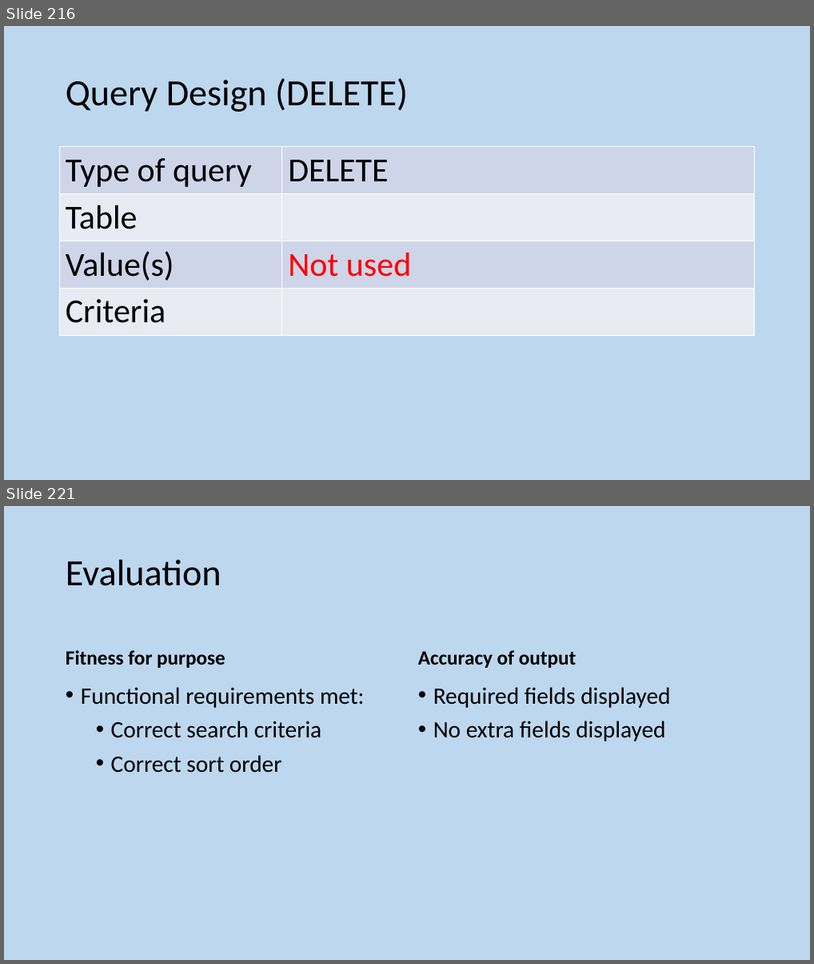
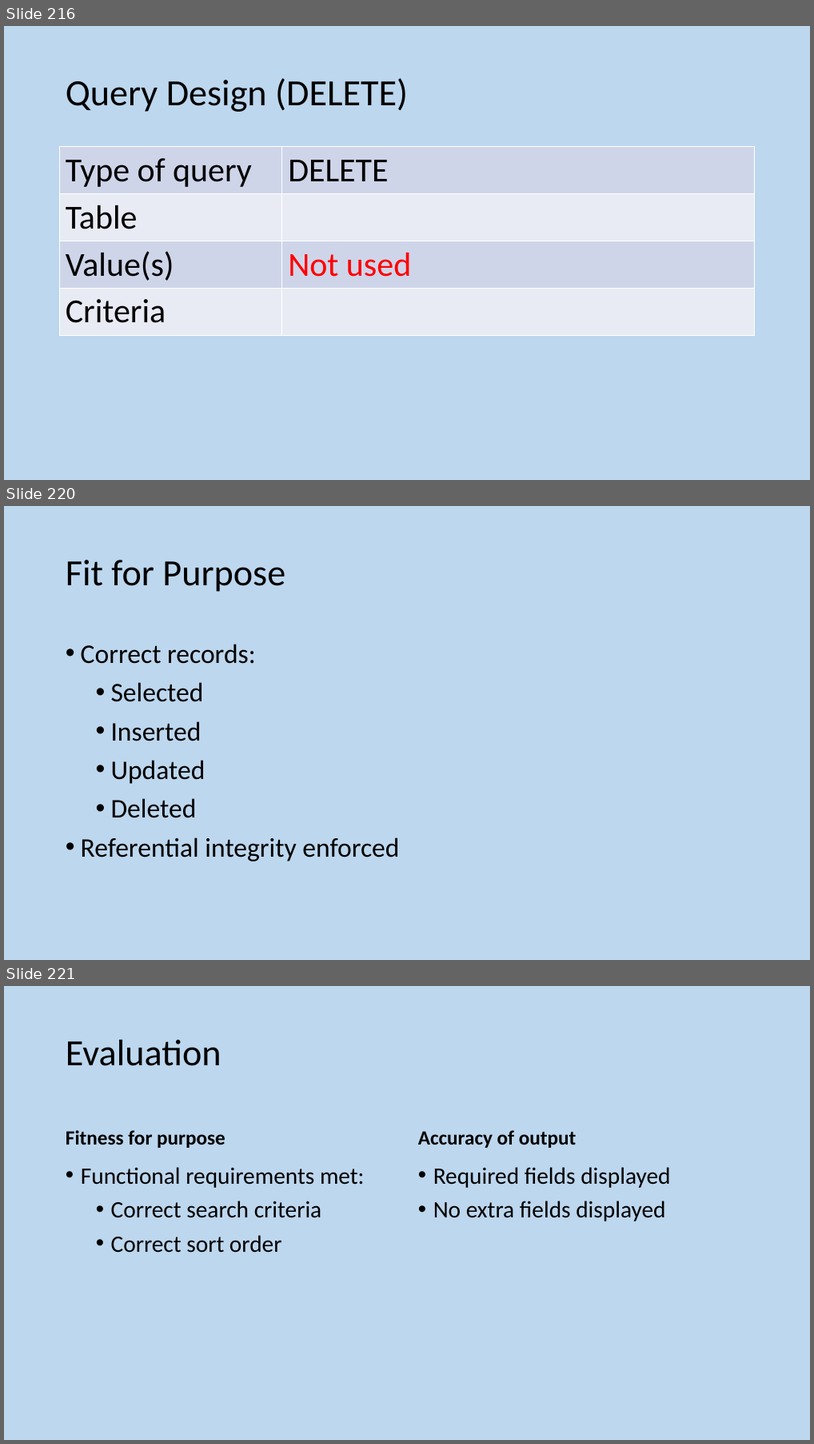
Before and after one commit to MrFriendCS/MrFriendCS.github.io, a slide deck: n5-cs/ddd/N5 CS DDD Slides.pptx. Shown one above the other, each under a label of ours: slides 216 and 221 before the commit, slides 216, 220 and 221 after it; the slides between them are not shown. The pictures are 814x964 and 814x1444 pixels, drawn with LibreOffice and Linux fonts; fonts in the diff are those of the drawing. Boxes give left, top, right and bottom in pixels: in the first picture for what was removed or moved away, otherwise in the second. Text is boxed around its words. In the diff, an @@ line names an element or a change of style, - is before the commit and + after.

```diff
--- a/n5-cs/ddd/N5 CS DDD Slides.pptx
+++ b/n5-cs/ddd/N5 CS DDD Slides.pptx
@@ slide 220 added at (4,506,810,960), background #BDD7EE @@
@@ title added at (66,560,286,592), 44 pt, text #000000 @@
+Fit for Purpose
@@ text added at (81,644,399,861), 32 pt, text #000000 @@
+• Correct records:
+  • Selected
+  • Inserted
+  • Updated
+  • Deleted
+• Referential integrity enforced
```
Also in this commit, not shown: 4 slides changed, 1 slide removed, 3 other files.
